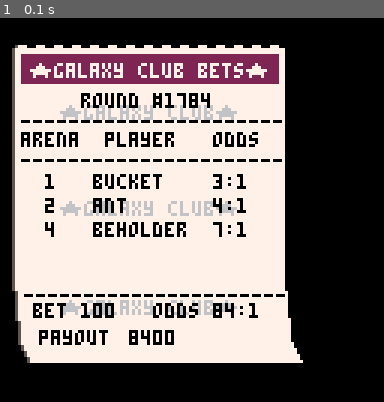
Above: before the commit, frame 1.
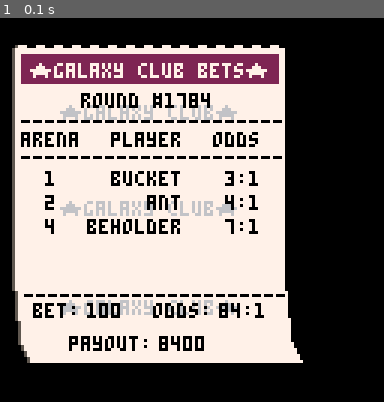
Above: after the commit, the same moment.

Repository: suspicious-smoke/club-bets-pico8
Game: PICO-8 cartridge club-bets.p8
Same seed, same stepped clock (60 frames per second), same inputs: the game is played once before the commit and once after it.
Inputs:
- Up to frame 1 (0.1 s): no input

The runs differ from the first frame. In frame 1, 4.7% of the frame differs, in the area x 5-74%, y 29-87%.

Commit message:
work on ticket

Diff:
--- a/club-bets.p8
+++ b/club-bets.p8
@@ -677,28 +677,30 @@
 		print("round #1784",_tx+22,_ty+15,0)
 		print("----------------------",_tx+2,_ty+22,0)
 		print("arena",_tx+2,_ty+28,0)
-		print("player",_tx+30,_ty+28,0)
+		print("player",_tx+32,_ty+28,0)
 		print("odds",_tx+66,_ty+28,0)
-		print("----------------------",_tx+2,_ty+35,0)
+		print("----------------------",_tx+2,_ty+34,0)
 		p_count=1
 		for i_arena=1,4 do
 			for i_aplyr=1,4 do
 				if bets[i_bet][2][i_arena][i_aplyr] then
-					print(i_arena,_tx+10,_ty+34+8*p_count,0)
+					print(i_arena,_tx+10,_ty+33+8*p_count,0)
 					local arena_player=arenas[i_arena][i_aplyr]
-					print(players[arena_player[1]][1],_tx+26,_ty+34+8*p_count,0)
-					print(arena_player[4]..":1",_tx+66,_ty+34+8*p_count,0)
+					local _p_name=players[arena_player[1]][1]
+					print(_p_name,_tx-#_p_name*4+56,_ty+33+8*p_count,0)
+					local _odds=arena_player[4]..":1"
+					print(_odds,_tx+82-#_odds*4,_ty+33+8*p_count,0)
 					p_count+=1
 				end
 			end
 		end
 		print("----------------------",_tx+3,_ty+80,0)
-		print("bet",_tx+6,_ty+85)
-		print(arr_to_str(bets[i_bet][1],true),_tx+22,_ty+85,0)
-		print("odds",_tx+46,_ty+85)
-		print(print_bet_odds(bets_odds[i_bet]),_tx+66,_ty+85,0)
-		print("payout ",_tx+8,_ty+94)
-		print(arr_to_str(bets_winnings[i_bet]),_tx+38,_ty+94,0)
+		print("bet:",_tx+6,_ty+85)
+		print(arr_to_str(bets[i_bet][1],true),_tx+24,_ty+85,0)
+		print("odds:",_tx+46,_ty+85)
+		print(print_bet_odds(bets_odds[i_bet]),_tx+68,_ty+85,0)
+		print("payout:",_tx+18,_ty+96)
+		print(arr_to_str(bets_winnings[i_bet]),_tx+48,_ty+96,0)
 	end
 end
 
